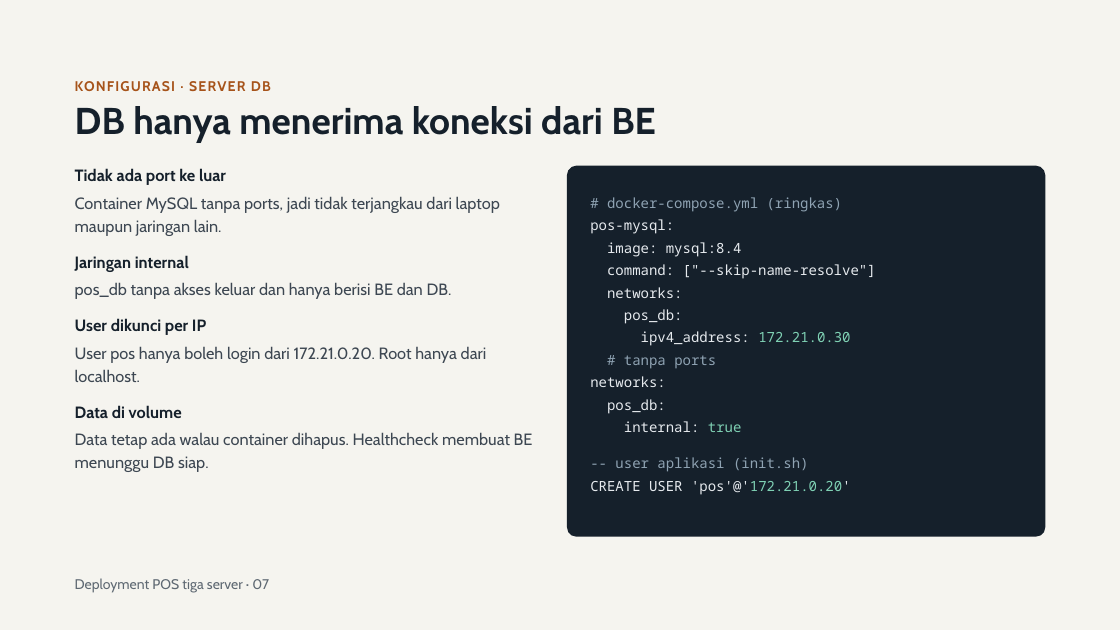
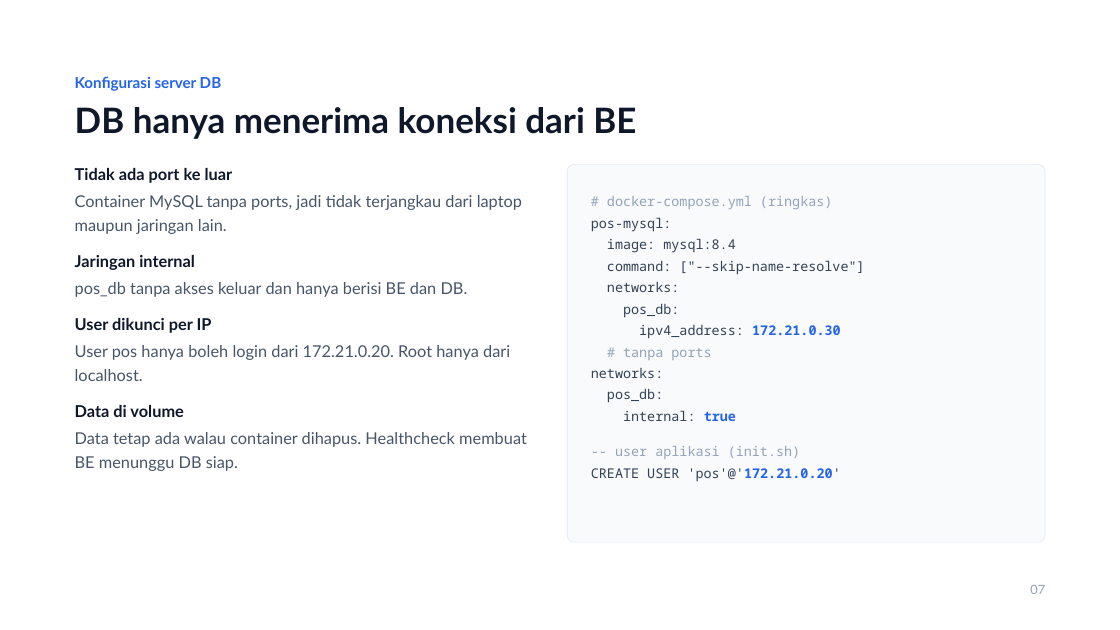
Before and after one commit to JonathanZefanya/Point-Of-Sale, a slide deck: slide 7 of Deployment POS Tiga Server.pptx. Drawn at 1120x630 pixels with LibreOffice and Linux fonts; fonts in the diff are those of the drawing. Boxes give left, top, right and bottom in pixels: in the first picture for what was removed or moved away, otherwise in the second. Text is boxed around its words. In the diff, an @@ line names an element or a change of style, - is before the commit and + after.

```diff
--- a/Deployment POS Tiga Server.pptx
+++ b/Deployment POS Tiga Server.pptx
@@ background #F5F4EF to #FFFFFF @@
@@ text at box(75, 76, 222, 91): text changed; size 12 to 13 pt; font Cabin to Lato; text colour #A6531A to #2563EB @@
-KONFIGURASI · SERVER DB
+Konfigurasi server DB
@@ title "DB hanya menerima koneksi dari ..." at box(75, 107, 636, 139): size 32 to 30 pt, font Cabin to Lato, text colour #15202B to #0F172A; line spacing 35.2pt to 34.5pt @@
@@ rounded rectangle: place and size @@
-rounded rectangle at box(567, 166, 1045, 537)
+rounded rectangle at box(567, 165, 1045, 543)
@@ rounded rectangle at box(567, 165, 1045, 543): fill #15202B to #F8FAFC; outline none to #E2E8F0 0.5 pt; proportions changed @@
@@ text "# docker-compose.yml (ringkas)" at box(591, 196, 864, 421): size 12 to 11.5 pt; text colour #8FA3B3 to #94A3B8 in "# docker-compose.yml (ringkas)", "# tanpa ports"; text colour #E6EAEE to #334155 in "pos-mysql:", "image: mysql:8.4", "command: ["--skip-name-resolve"]", "networks:" and 5 more places; text colour #7FD1B4 to #2563EB, bold on in "172.21.0.30", "true"; line spacing 19.2pt to 18.4pt @@
@@ font Cabin to Lato, text colour #3D4752 to #475569; line spacing 19.6pt to 20.3pt in 4 elements at box(75, 432, 527, 471), box(75, 195, 522, 234), box(75, 345, 510, 381), box(75, 282, 468, 297) @@
@@ font Cabin to Lato, text colour #15202B to #0F172A in 4 elements at box(75, 255, 195, 270), box(75, 405, 184, 417), box(75, 168, 233, 183), box(75, 318, 212, 333) @@
@@ text "-- user aplikasi (init.sh)": place and size @@
-text "-- user aplikasi (init.sh)" at box(590, 457, 851, 495)
+text "-- user aplikasi (init.sh)" at box(591, 446, 841, 481)
@@ text "-- user aplikasi (init.sh)" at box(591, 446, 841, 481): size 12 to 11.5 pt; text colour #8FA3B3 to #94A3B8 in "-- user aplikasi (init.sh)"; text colour #E6EAEE to #334155 in "CREATE USER 'pos'@'172.21.0.20'"; text colour #7FD1B4 to #2563EB, bold on in "'pos'@'172.21.0.20'"; line spacing 19.2pt to 18.4pt @@
@@ text at box(1030, 585, 1045, 594): text changed; size 12 to 11 pt; font Cabin to Lato; text colour #5F6973 to #94A3B8 @@
-Deployment POS tiga server · 07
+07
```
Also in this commit, not shown: 14 other slides changed, 2 other files.
